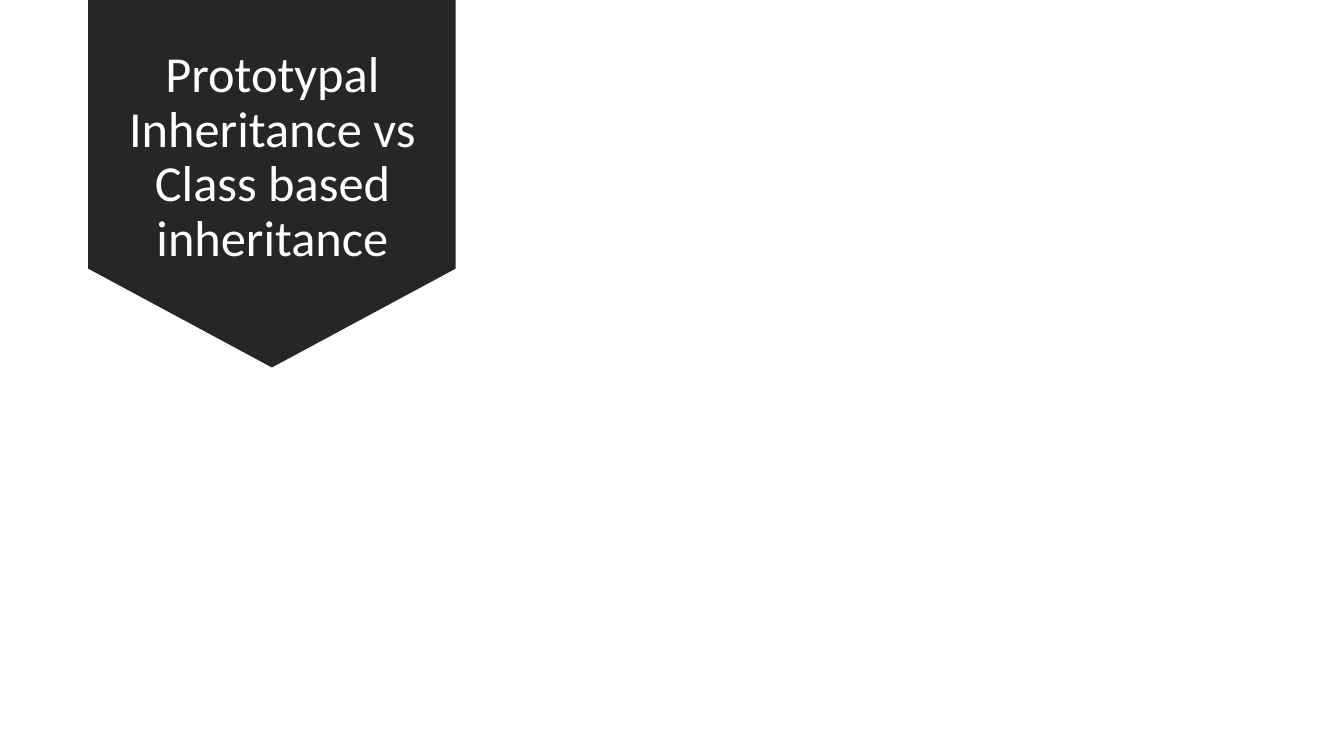
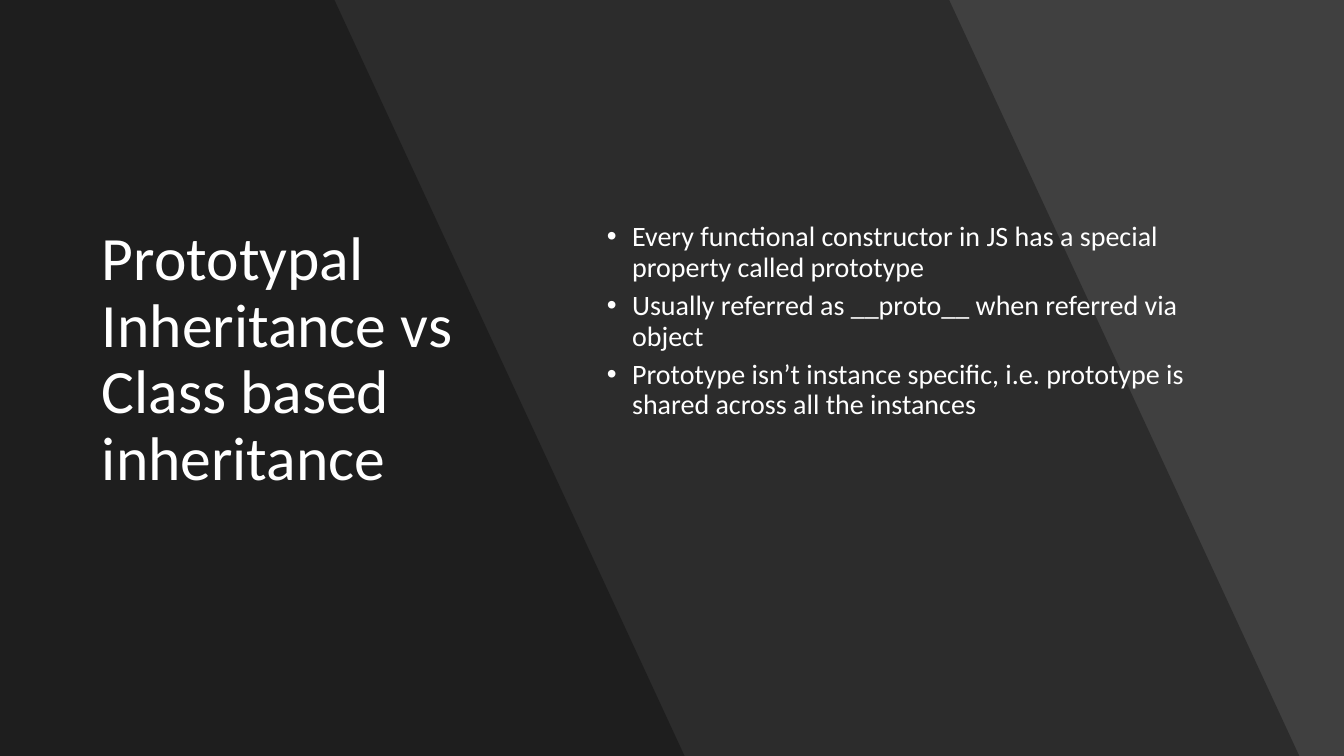
Before and after one commit to ved740/modern-js-session, a slide deck: slide 15 of Modern JavaScript.pptx (slide 14 before the commit). Drawn at 1344x756 pixels with LibreOffice and Linux fonts; fonts in the diff are those of the drawing. Boxes give left, top, right and bottom in pixels: in the first picture for what was removed or moved away, otherwise in the second. Text is boxed around its words. In the diff, an @@ line names an element or a change of style, - is before the commit and + after.

```diff
--- a/Modern JavaScript.pptx
+++ b/Modern JavaScript.pptx
@@ background #FFFFFF to #404040 @@
@@ freeform shape added at box(0, 0, 1300, 756), fill #000000 at 30% opacity @@
@@ freeform shape added at box(0, 0, 685, 756), fill #000000 at 30% opacity @@
@@ down arrow removed at box(89, 0, 457, 367) @@
@@ title "Prototypal Inheritance vs Class based ...": place and size @@
-title "Prototypal Inheritance vs Class based ..." at box(129, 57, 415, 257)
+title "Prototypal Inheritance vs Class based ..." at box(102, 237, 452, 481)
@@ title "Prototypal Inheritance vs Class based ..." at box(102, 237, 452, 481): size 36 to 44 pt; alignment centre to left @@
@@ text added at box(632, 226, 1183, 414), 20 pt, text #FFFFFF @@
+• Every functional constructor in JS has a special property called prototype
+• Usually referred as __proto__ when referred via object
+• Prototype isn’t instance specific, i.e. prototype is shared across all the instances
```
Also in this commit, not shown: 5 other slides changed, 1 slide added, 2 other files.
